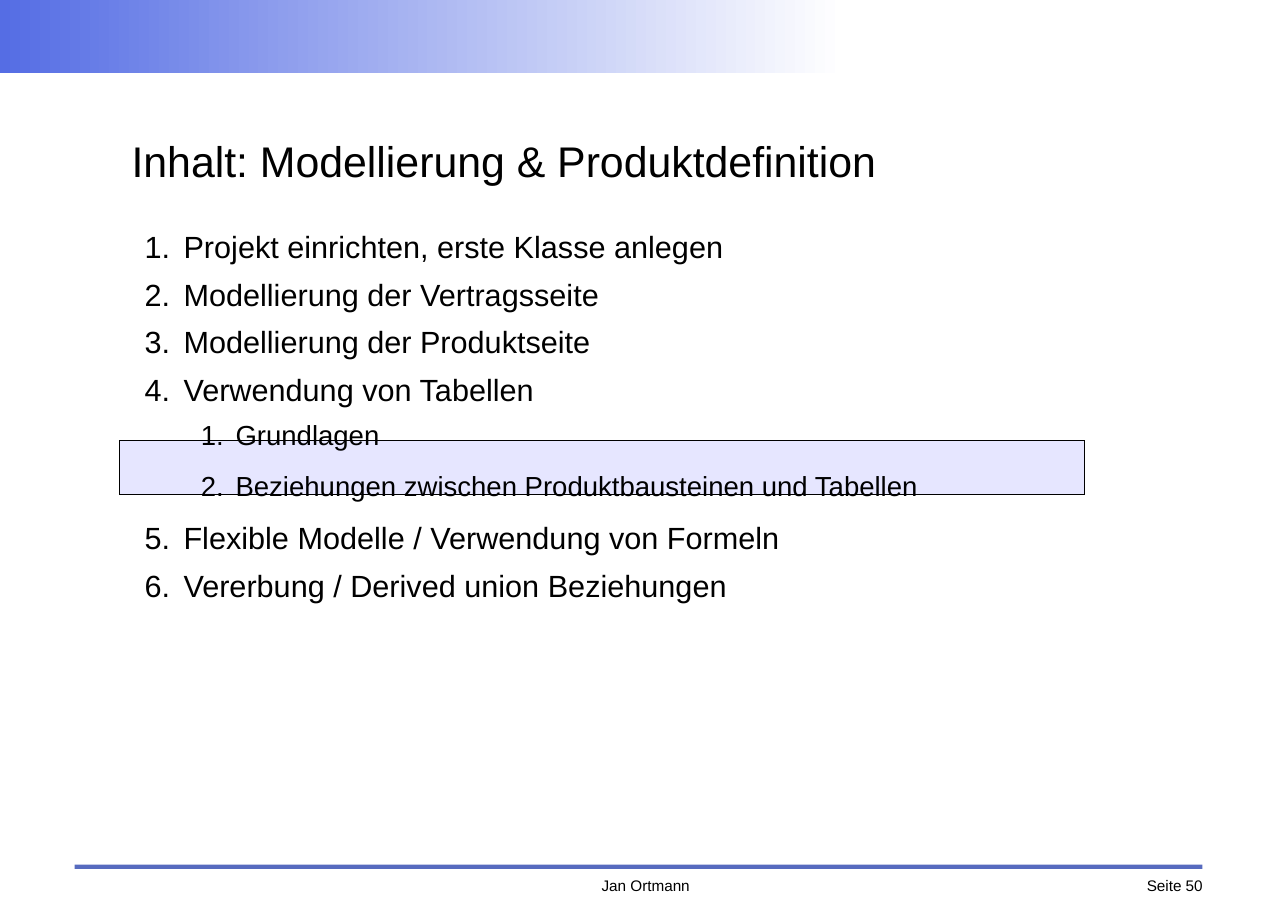
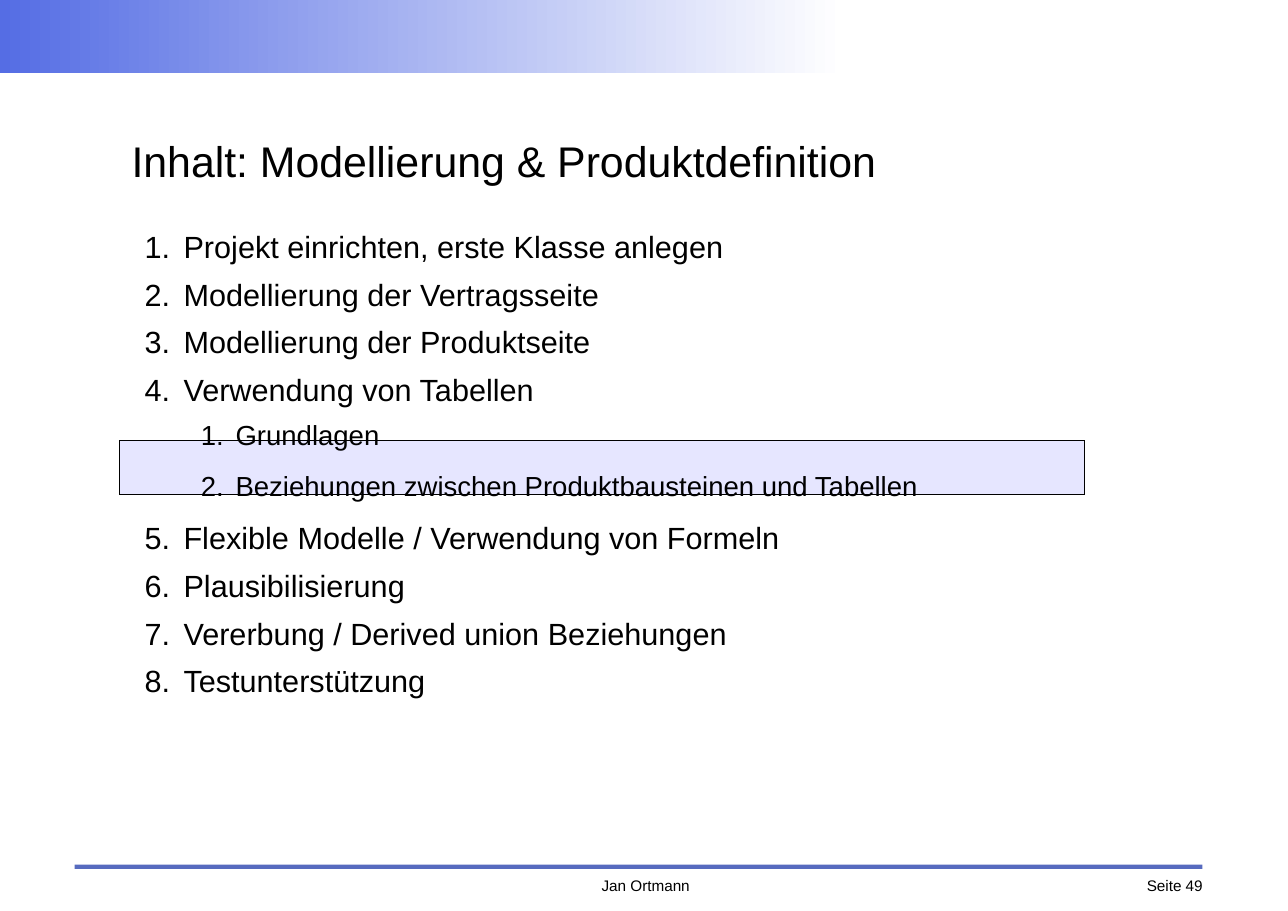
Before and after one commit to faktorips/faktorips.base, a slide deck: slide 49 of org.faktorips.doc/schulung/anwendungsentwicklung/FaktorIPS-Schulung.odp (slide 50 before the commit). Drawn at 1288x911 pixels with LibreOffice and Linux fonts; fonts in the diff are those of the drawing; background and template pictures are left out. Boxes give left, top, right and bottom in pixels: in the first picture for what was removed or moved away, otherwise in the second. Text is boxed around its words. In the diff, an @@ line names an element or a change of style, - is before the commit and + after.

```diff
--- a/org.faktorips.doc/schulung/anwendungsentwicklung/FaktorIPS-Schulung.odp
+++ b/org.faktorips.doc/schulung/anwendungsentwicklung/FaktorIPS-Schulung.odp
@@ text at (184,574,405,603): paragraph added @@
+6. Plausibilisierung
@@ text at (184,671,426,698): paragraph added @@
+8. Testunterstützung
@@ page number at (1147,880,1203,891): text changed @@
-Seite 50
+Seite 49
```
Also in this commit, not shown: 13 other slides changed, 11 slides added, 1 slide removed, 11 other files.
